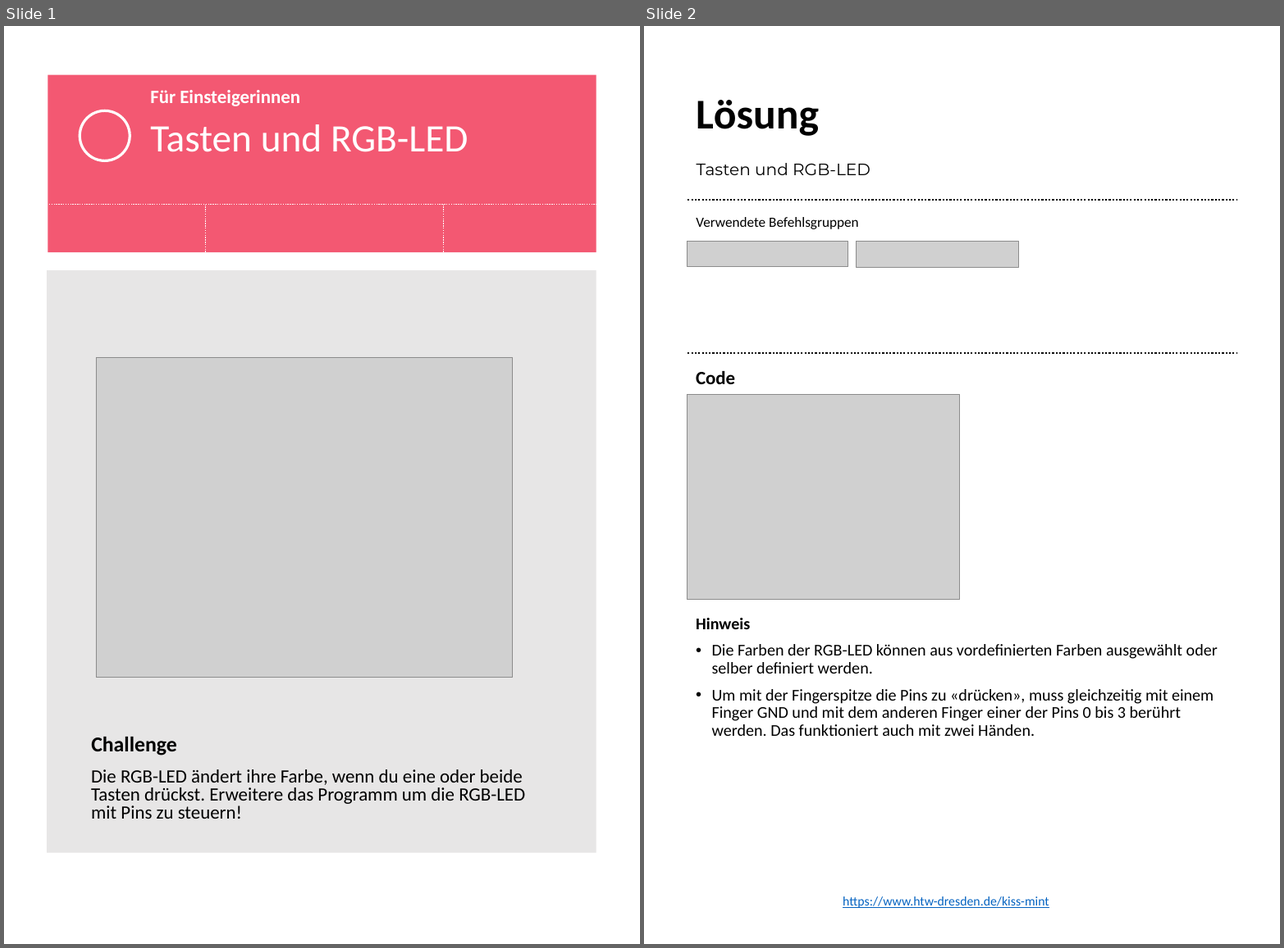
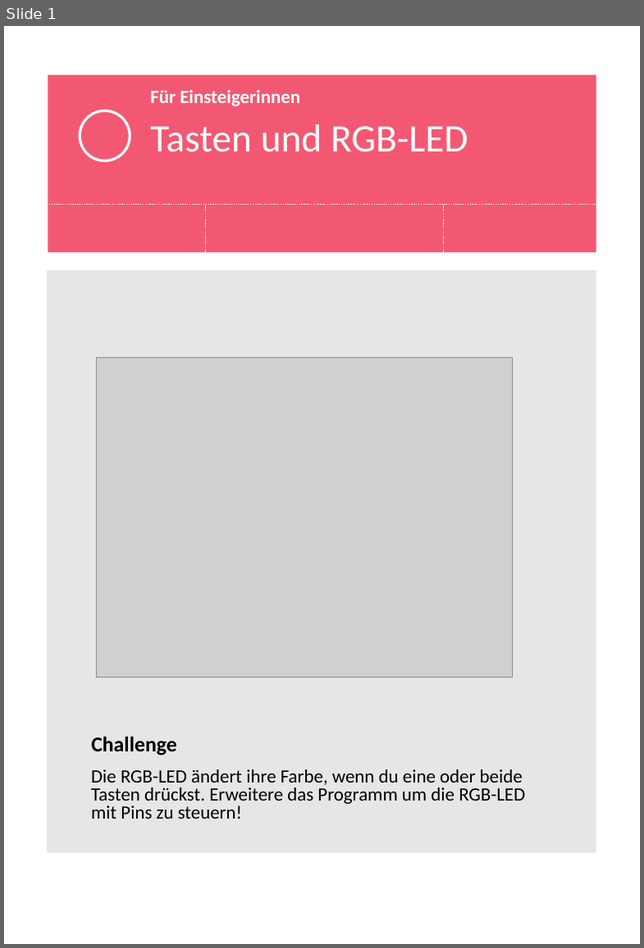
Before and after one commit to macim0/KISS_MINT, a slide deck: Tasten_RGB-LED/Tasten_RGB-LED.pptx. Shown side by side, each under a label of ours: slides 1 and 2 before the commit, slide 1 after it. The pictures are 1284x948 and 644x948 pixels, drawn with LibreOffice and Linux fonts; fonts in the diff are those of the drawing; grey boxes stand for pictures; background and template pictures are left out. Boxes give left, top, right and bottom in pixels: in the first picture for what was removed or moved away, otherwise in the second. Text is boxed around its words. In the diff, an @@ line names an element or a change of style, - is before the commit and + after.

Commit message:
update Tasten RGB-LED

```diff
--- a/Tasten_RGB-LED/Tasten_RGB-LED.pptx
+++ b/Tasten_RGB-LED/Tasten_RGB-LED.pptx
@@ slide 2 removed at <box>644,26,1280,944</box>, background #FFFFFF @@
@@ text removed at <box>696,100,819,136</box> @@
-Lösung
@@ title removed at <box>696,163,870,175</box> @@
-Tasten und RGB-LED
@@ line removed from (688, 200) to (1235, 200) @@
@@ text removed at <box>696,217,859,229</box> @@
-Verwendete Befehlsgruppen
@@ picture removed at <box>687,241,848,266</box> @@
@@ picture removed at <box>856,241,1019,266</box> @@
@@ line removed from (688, 353) to (1235, 353) @@
@@ picture removed at <box>687,394,959,600</box> @@
@@ text removed at <box>696,371,735,384</box> @@
-Code
@@ text removed at <box>696,618,1217,736</box> @@
-Hinweis
-• Die Farben der RGB-LED können aus vordefinierten Farben ausgewählt oder selber definiert werden.
-• Um mit der Fingerspitze die Pins zu «drücken», muss gleichzeitig mit einem Finger GND und mit dem anderen Finger einer der Pins 0 bis 3 berührt werden. Das funktioniert auch mit zwei Händen.
@@ text removed at <box>842,897,1049,908</box> @@
-https://www.htw-dresden.de/kiss-mint
```
Also in this commit, not shown: 3 other files.
